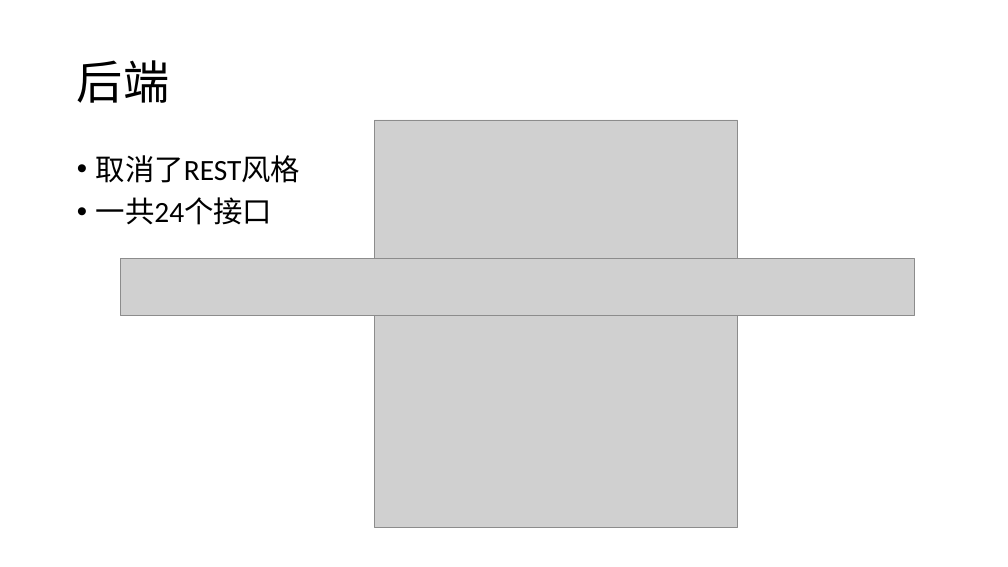
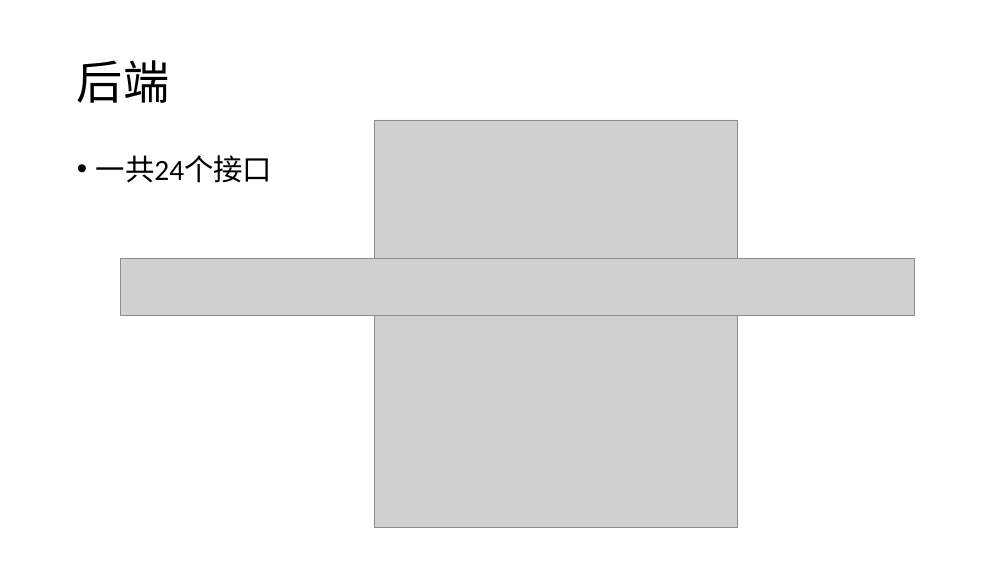
Before and after one commit to Fourffffff/docs, a slide deck: slide 13 of 期末演示.pptx. Drawn at 1008x567 pixels with LibreOffice and Linux fonts; fonts in the diff are those of the drawing; grey boxes stand for pictures. Boxes give left, top, right and bottom in pixels: in the first picture for what was removed or moved away, otherwise in the second. Text is boxed around its words. In the diff, an @@ line names an element or a change of style, - is before the commit and + after.

```diff
--- a/期末演示.pptx
+++ b/期末演示.pptx
@@ text at [96, 155, 300, 183]: paragraph removed @@
-• 取消了REST风格
```
Also in this commit, not shown: 5 other files.
